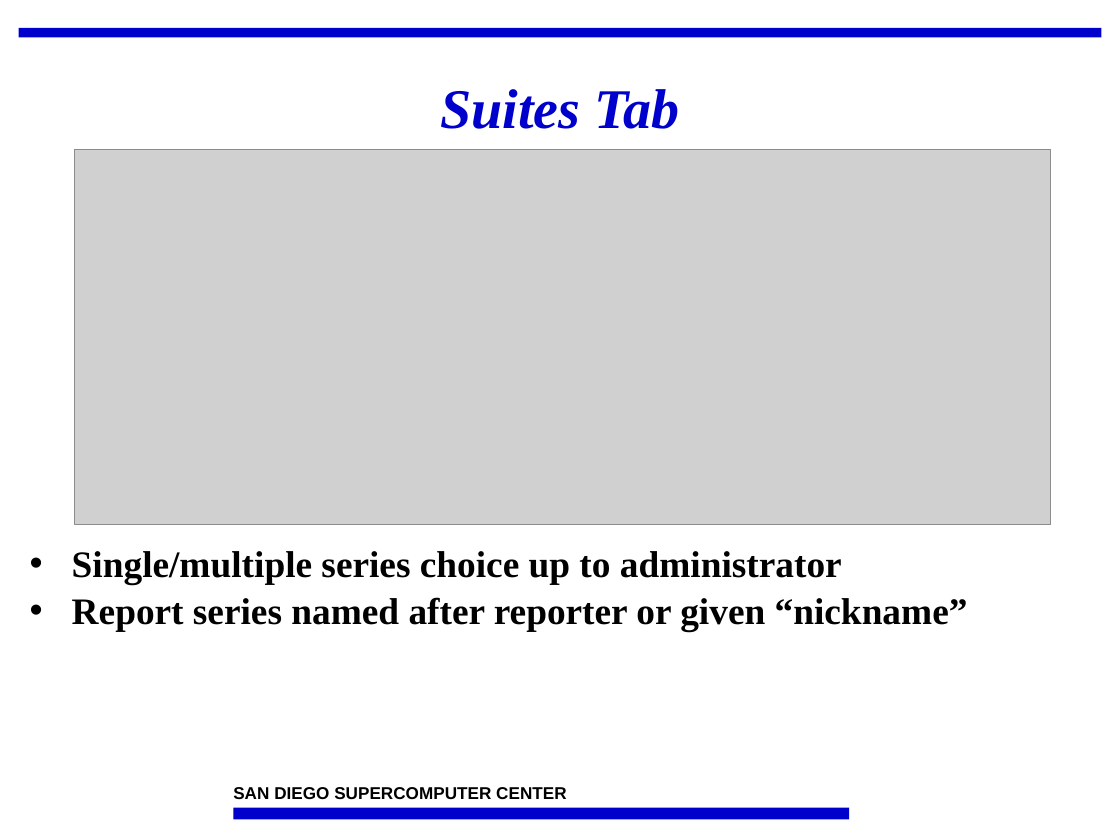
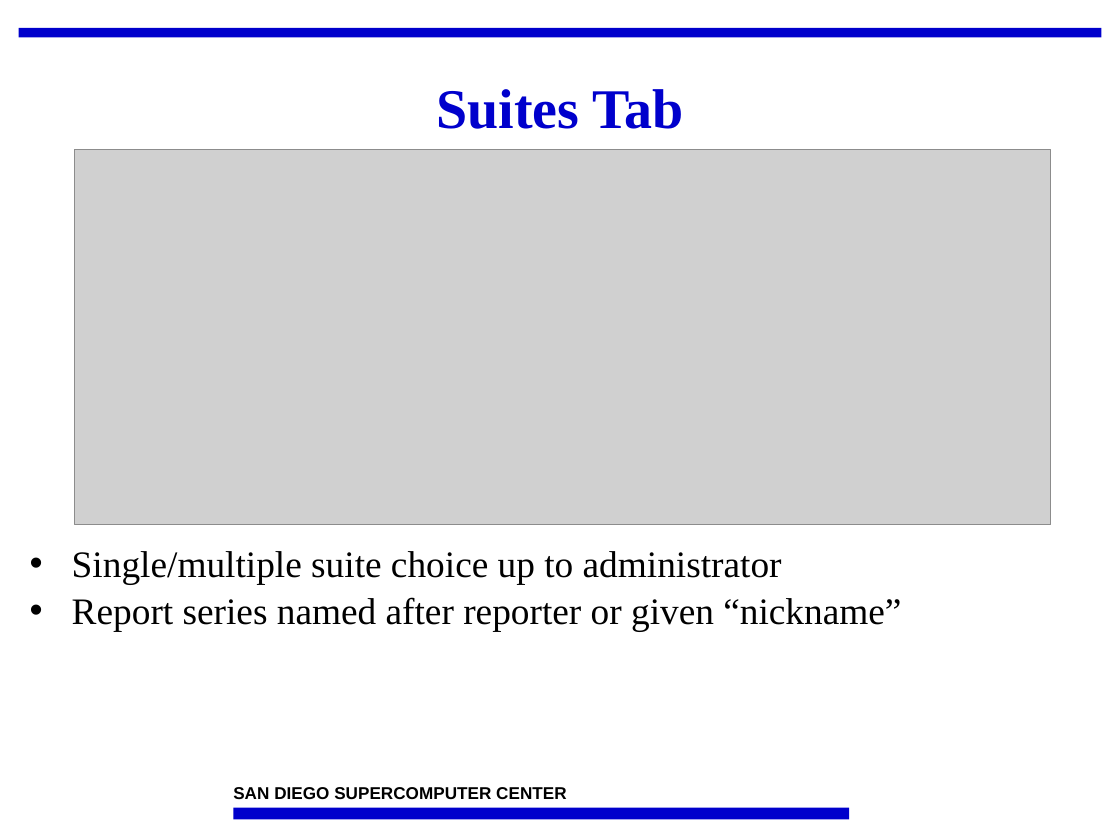
Before and after one commit to IncaProject/inca-xsede, a slide deck: slide 16 of talks/2008workshop/incat.ppt. Drawn at 1120x840 pixels with LibreOffice and Linux fonts; fonts in the diff are those of the drawing; grey boxes stand for pictures; background and template pictures are left out. Boxes give left, top, right and bottom in pixels: in the first picture for what was removed or moved away, otherwise in the second. Text is boxed around its words. In the diff, an @@ line names an element or a change of style, - is before the commit and + after.

```diff
--- a/talks/2008workshop/incat.ppt
+++ b/talks/2008workshop/incat.ppt
@@ title "Suites Tab" at (436,89,683,129): italic off @@
@@ text at (72,551,782,584): text changed; bold off @@
-• Single/multiple series choice up to administrator
+• Single/multiple suite choice up to administrator
@@ text at (72,597,901,631): bold off in "Report series named after reporter or given ..." @@
```
Also in this commit, not shown: 17 other slides changed, 1 slide added.
